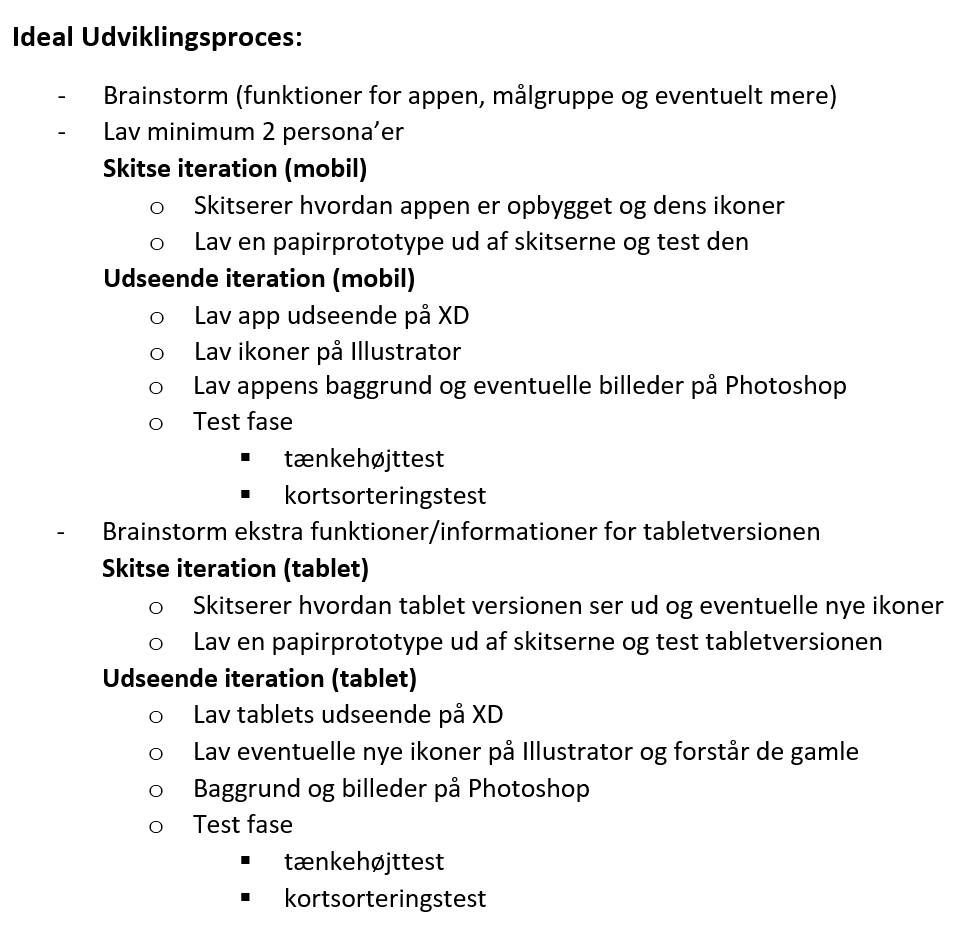
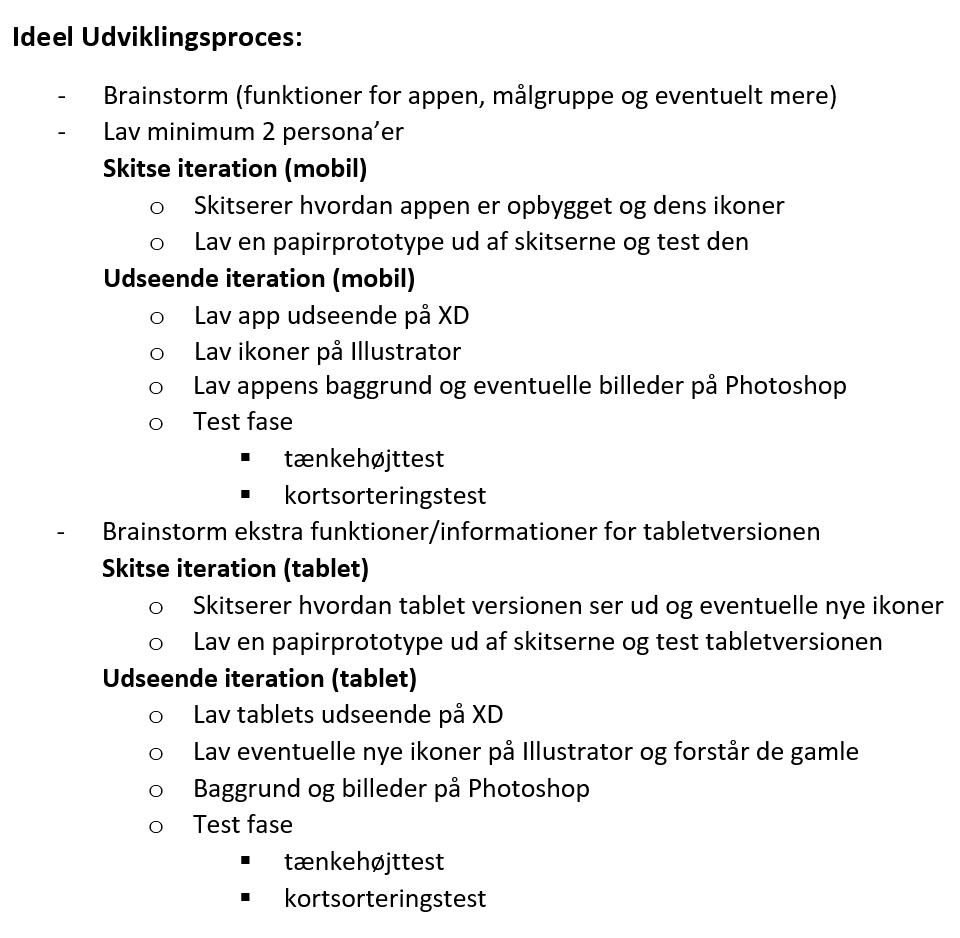
The second w=960, h=938 image is a revision of the first. Changes to its layers:
added layer "Layer 4" above "Layer 1" over left=52, top=32, right=67, bottom=46
